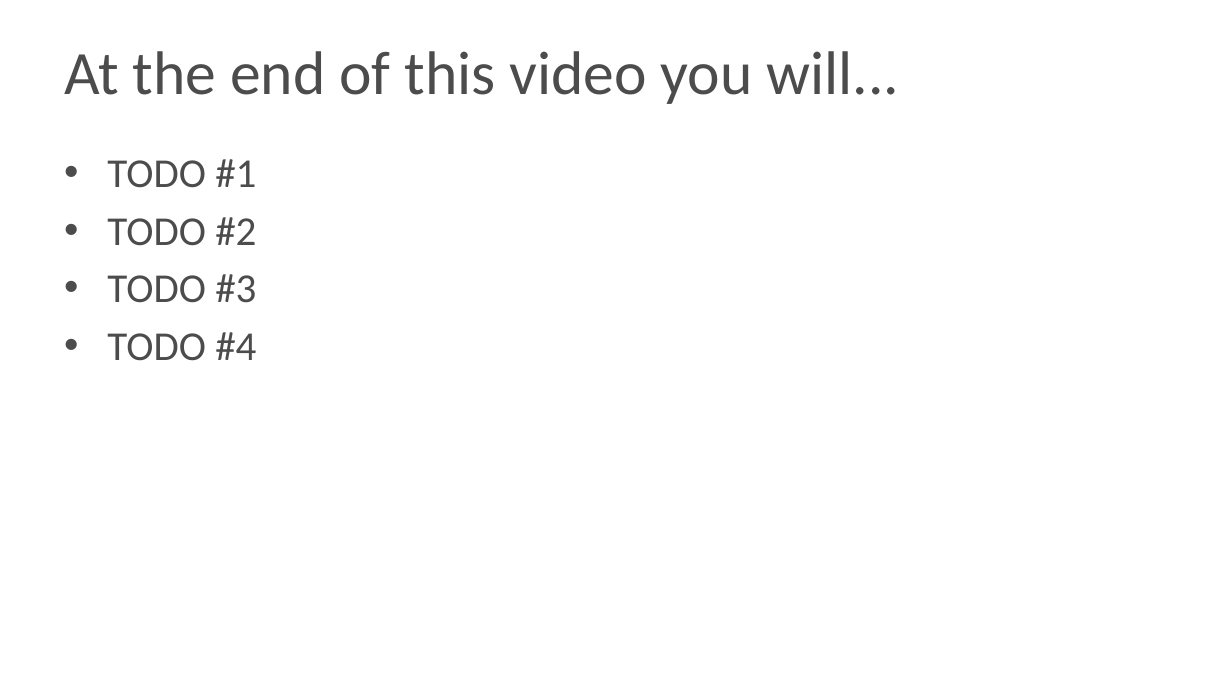
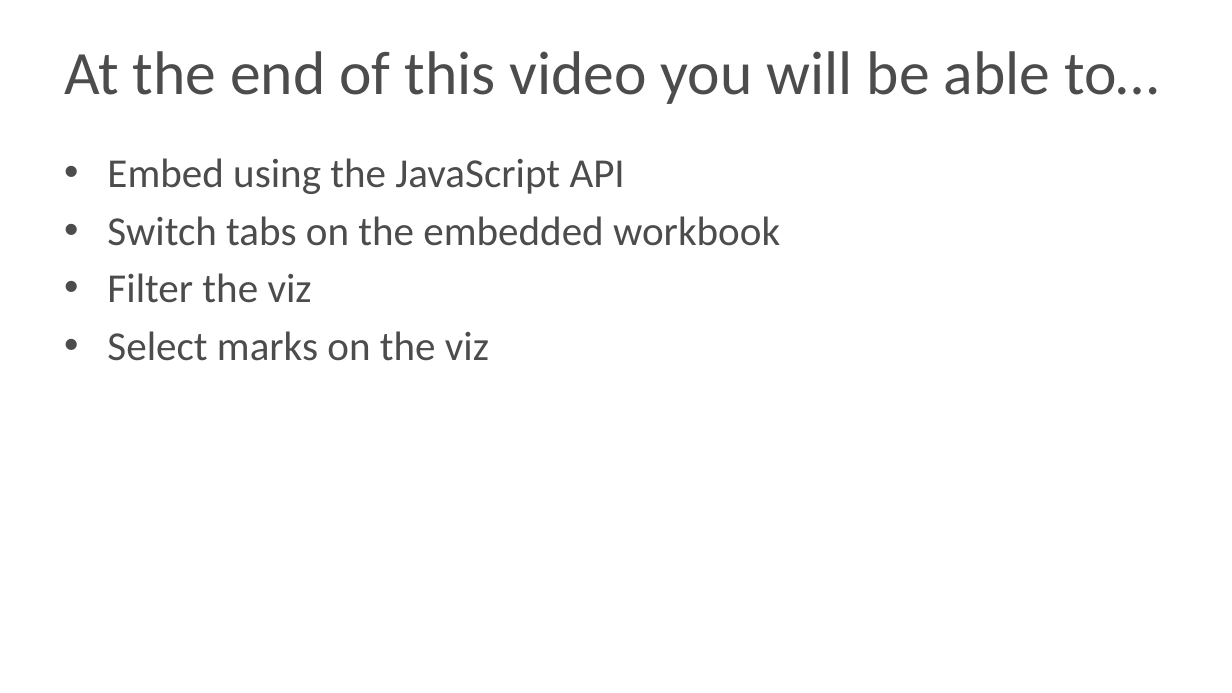
Before and after one commit to tableau/js-api-samples, a slide deck: slide 3 of Tableau JSAPI - 03 Embedding and Interactions.pptx. Drawn at 1232x693 pixels with LibreOffice and Linux fonts; fonts in the diff are those of the drawing; background and template pictures are left out. Boxes give left, top, right and bottom in pixels: in the first picture for what was removed or moved away, otherwise in the second. Text is boxed around its words. In the diff, an @@ line names an element or a change of style, - is before the commit and + after.

Commit message:
Add You Will Learn Bullets to PPTs 03 & 04

```diff
--- a/Tableau JSAPI - 03 Embedding and Interactions.pptx
+++ b/Tableau JSAPI - 03 Embedding and Interactions.pptx
@@ title at [64, 51, 1159, 104]: text changed @@
-At the end of this video you will...
+At the end of this video you will be able to…
@@ text at [107, 158, 780, 361]: text changed @@
-• TODO #1
-• TODO #2
-• TODO #3
-• TODO #4
+• Embed using the JavaScript API
+• Switch tabs on the embedded workbook
+• Filter the viz
+• Select marks on the viz
```
Also in this commit, not shown: 1 other file.
